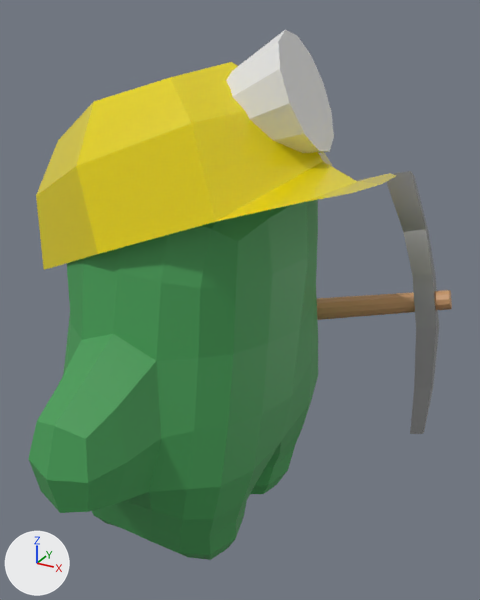
An edit to the FBX model Assets/blob/blob.fbx, drawn before and after from the same camera.
One viewpoint serves both versions: a 50 mm lens placed at (1.41, -2.23, 2.24), pointed at (0.1, 0.15, 1.05). The axes (+X, +Y, +Z) are drawn at lower left. The lights are the same throughout. Where no turn or scale is listed for an object, it has been applied to the vertices.

The first picture shows 'body', 'handle', 'helmet', 'iron', 'light.001'.
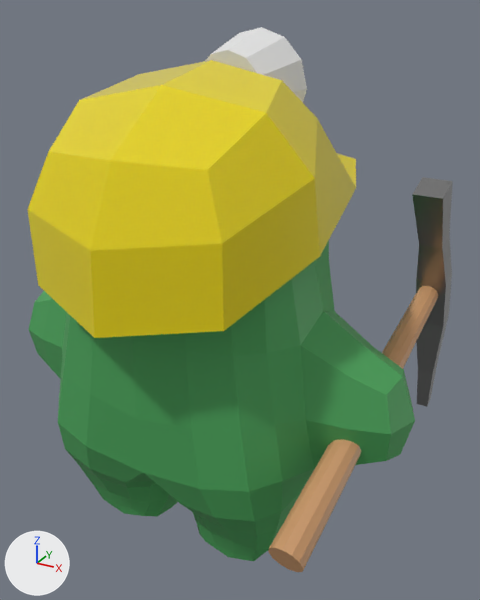
Where the newer file only moved an object's origin or applied its transform, the numbers keep the older frame.

Boxes (x1, y1, x2, y2) around the edits, measured in the pictures (480 x 600 px):
'body', mesh turned
    before: (28, 200, 318, 560)
    after: (28, 240, 415, 561)
'helmet', reshaped (9% narrower, 33% taller)
    before: (36, 62, 396, 270)
    after: (27, 60, 356, 338)
'light.001', reshaped
    before: (226, 30, 334, 153)
    after: (205, 27, 307, 102)
'iron', reshaped (21% narrower, 12% shorter)
    before: (387, 171, 439, 434)
    after: (412, 177, 453, 407)
'handle.002', added (orange)
    after: (268, 286, 438, 572)
'handle', deleted
    before: (317, 290, 452, 320)

What the commit changed:
me_cube_020 has 290 vertices, 288 faces and spans x -0.51..0.48, y -0.96..0.96, z 0.0..1.77.
me_cube_020 is used by ob_body; location (0.0, 0.0, 0.0).
me_cube_020 part 2: the whole mesh is turned 90 degrees about the z axis through the mesh origin.
me_cube_022 has 24 vertices, 22 faces and spans x 0.431..0.88, y 0.593..1.187, z 0.286..1.497.
me_cube_022 is used by ob_iron; location (0.0, 0.0, 0.0).
me_cube_022 part 3: the whole mesh is multiplied about its middle by the matrix ((0.083, -0.903, 0.421), (0.995, 0.053, -0.082), (0.052, 0.426, 0.903)), then moved by (0.149, -0.251, 0.088).
me_mesh has 31 vertices, 24 faces and spans x -0.669..0.708, y -0.587..0.564, z -0.538..0.35.
me_mesh is used by ob_helmet; location (0.035, 0.036, 1.707).
me_mesh part 4: the whole mesh is multiplied about its middle by the matrix ((-0.02, -0.997, 0.081), (0.998, -0.014, 0.068), (-0.067, 0.082, 0.994)), then moved by (-0.04, -0.011, 0.003).
me_cylinder_006 has 24 vertices, 14 faces and spans x 0.133..0.521, y -0.163..0.282, z 1.711..2.172.
me_cylinder_006 is used by ob_light_001; location (0.0, 0.0, 0.0).
me_cylinder_006 part 1: the whole mesh is multiplied about its middle by the matrix ((0.204, -0.979, 0.025), (0.933, 0.202, 0.299), (-0.298, -0.038, 0.954)), then moved by (-0.318, 0.314, 0.011).
Mesh me_cylinder_001 is new.
It has 24 vertices, 14 faces and spans x 0.646..0.86, y -0.66..0.767, z 0.446..1.101.
It uses material mat_wood (orange #cb996b).
Object 'handle' (ob_handle) is deleted.
Object 'handle.002' (ob_handle_002) is new; it shows me_cylinder_001.
Its location is (0.0, 0.0, 0.0).
